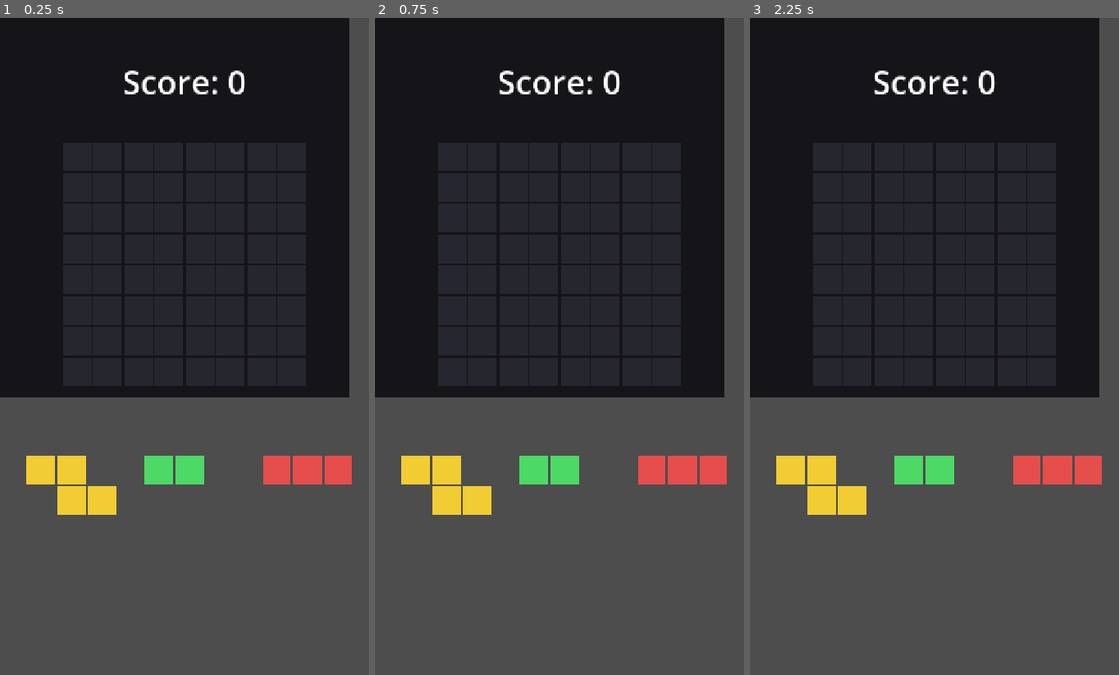
Above: before the commit, frames 1-3 (left to right).
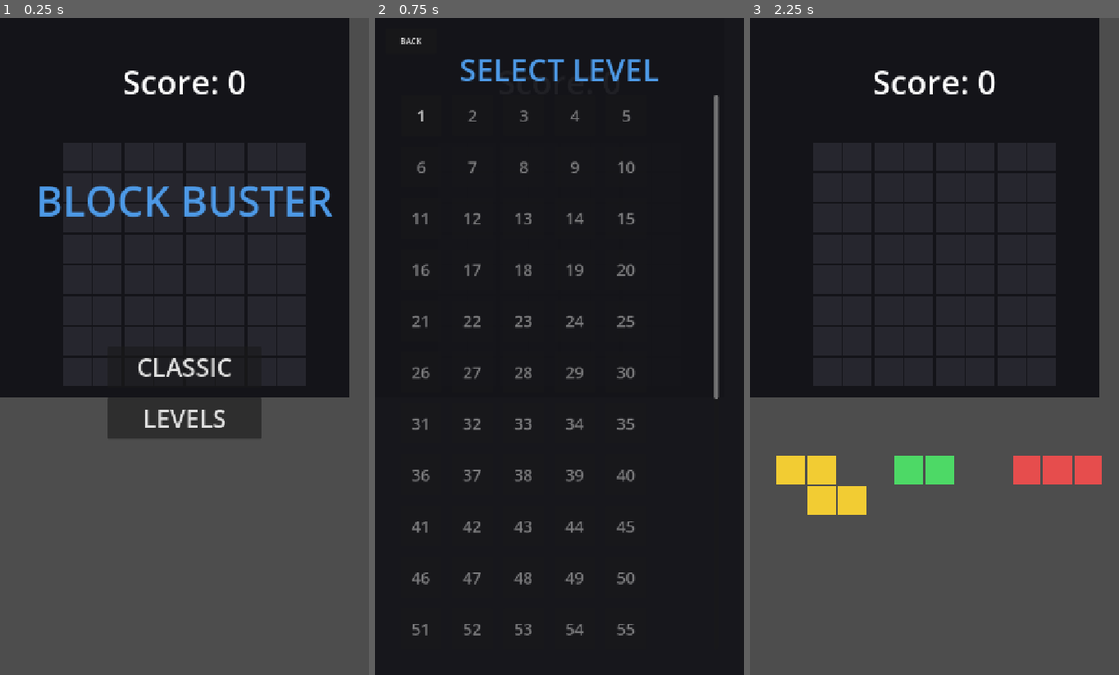
Above: after the commit, the same moments.

Repository: wasijatt/Block-buster
Game: Godot game, scene res://Main.tscn
Same seed, same stepped clock (60 frames per second), same inputs: the game is played once before the commit and once after it.
Inputs (mouse positions are in pixels of both pictures, inside the frame that each line leads up to):
- Up to frame 1 (0.25 s): no input
- Up to frame 2 (0.75 s): click (559, 418) at 0.5 s, where only the run after the commit has a clickable "LEVELS"
- Up to frame 3 (2.25 s): click (786, 44) at 1.25 s, where only the run after the commit has a clickable "BACK"; click (934, 366) at 2 s, where only the run after the commit has a clickable "CLASSIC"

The runs differ from the first frame. In frame 1, 7.6% of the frame differs, in the area x 7-96%, y 25-76%; in frame 2, 48%, in the area x 0-100%, y 0-100%; in frame 3, nothing differs.

Commit message:
adding sounds and level addition dfor clasic and other level from 1 to 100

Diff:
--- a/Grid.gd
+++ b/Grid.gd
@@ -21,6 +21,12 @@
 			rect.color = Color(0.15, 0.15, 0.18)
 			add_child(rect)
 			cell_visuals[x][y] = rect
+
+func clear_grid() -> void:
+	for x in Global.GRID_SIZE:
+		for y in Global.GRID_SIZE:
+			cell_state[x][y] = null
+			cell_visuals[x][y].color = Color(0.15, 0.15, 0.18)
 
 func is_inside_grid(cell: Vector2i) -> bool:
 	return cell.x >= 0 and cell.x < Global.GRID_SIZE and cell.y >= 0 and cell.y < Global.GRID_SIZE
--- /dev/null
+++ b/LevelManager.gd
@@ -0,0 +1,28 @@
+extends Node
+
+const SAVE_PATH := "user://levels.save"
+const MAX_LEVELS := 100
+
+var unlocked_level := 1
+
+func _ready() -> void:
+	load_progress()
+
+func load_progress() -> void:
+	if FileAccess.file_exists(SAVE_PATH):
+		var file = FileAccess.open(SAVE_PATH, FileAccess.READ)
+		unlocked_level = file.get_32()
+	else:
+		unlocked_level = 1
+
+func save_progress() -> void:
+	var file = FileAccess.open(SAVE_PATH, FileAccess.WRITE)
+	file.store_32(unlocked_level)
+
+func unlock_next_level(current: int) -> void:
+	if current >= unlocked_level and unlocked_level < MAX_LEVELS:
+		unlocked_level = current + 1
+		save_progress()
+
+func get_target_score(level: int) -> int:
+	return 100 + (level * 50) + int(pow(level, 1.2) * 10)
--- a/Main.gd
+++ b/Main.gd
@@ -4,6 +4,27 @@
 @onready var tray: Node2D = $Tray
 @onready var score_label: Label = $ScoreLabel
 @onready var game_over_label: Label = $GameOverLabel
+@onready var restart_button: Button = $GameOverLabel/RestartButton
+@onready var welcome_screen: Control = $WelcomeScreen
+@onready var classic_button: Button = $WelcomeScreen/ClassicButton
+@onready var levels_button: Button = $WelcomeScreen/LevelsButton
+@onready var level_selection_screen: Control = $LevelSelectionScreen
+@onready var back_button: Button = $LevelSelectionScreen/BackButton
+@onready var grid_container: GridContainer = $LevelSelectionScreen/ScrollContainer/GridContainer
+@onready var level_info_label: Label = $LevelInfoLabel
+@onready var target_label: Label = $TargetLabel
+@onready var level_complete_label: Label = $LevelCompleteLabel
+@onready var next_level_button: Button = $LevelCompleteLabel/NextLevelButton
+@onready var click_sound: AudioStreamPlayer = $ClickSound
+@onready var drop_sound: AudioStreamPlayer = $DropSound
+@onready var clear_sound: AudioStreamPlayer = $ClearSound
+@onready var game_over_sound: AudioStreamPlayer = $GameOverSound
+
+enum Mode { CLASSIC, LEVELS }
+var current_mode: Mode = Mode.CLASSIC
+var current_level: int = 1
+var target_score: int = 0
+var level_completed: bool = false
 
 const PIECE_SCENE := preload("res://Piece.tscn")
 const COLORS := [Color(0.9,0.3,0.3), Color(0.3,0.6,0.9), Color(0.3,0.85,0.4), Color(0.95,0.8,0.2), Color(0.7,0.4,0.9)]
@@ -14,7 +35,88 @@
 
 func _ready() -> void:
 	game_over_label.visible = false
+	welcome_screen.visible = true
 	grid.lines_cleared.connect(_on_lines_cleared)
+
+	classic_button.pressed.connect(_on_classic_pressed)
+	levels_button.pressed.connect(_on_levels_pressed)
+	back_button.pressed.connect(_on_back_pressed)
+	next_level_button.pressed.connect(_on_next_level_pressed)
+
+	classic_button.pressed.connect(play_click)
+	levels_button.pressed.connect(play_click)
+	back_button.pressed.connect(play_click)
+	next_level_button.pressed.connect(play_click)
+	restart_button.pressed.connect(play_click)
+	restart_button.pressed.connect(start_game)
+
+	_populate_level_grid()
+
+func play_click() -> void:
+	click_sound.play()
+
+func _populate_level_grid() -> void:
+	for child in grid_container.get_children():
+		child.queue_free()
+
+	for i in range(1, LevelManager.MAX_LEVELS + 1):
+		var btn = Button.new()
+		btn.text = str(i)
+		btn.custom_minimum_size = Vector2(80, 80)
+		btn.add_theme_font_size_override("font_size", 32)
+		if i > LevelManager.unlocked_level:
+			btn.disabled = true
+		btn.pressed.connect(func(): play_click(); start_level(i))
+		grid_container.add_child(btn)
+
+func _on_classic_pressed() -> void:
+	current_mode = Mode.CLASSIC
+	start_game()
+
+func _on_levels_pressed() -> void:
+	current_mode = Mode.LEVELS
+	_populate_level_grid()
+	welcome_screen.visible = false
+	level_selection_screen.visible = true
+
+func _on_back_pressed() -> void:
+	level_selection_screen.visible = false
+	welcome_screen.visible = true
+
+func start_level(lvl: int) -> void:
+	current_level = lvl
+	level_selection_screen.visible = false
+	start_game()
+
+func _on_next_level_pressed() -> void:
+	start_level(current_level + 1)
+
+func start_game() -> void:
+	welcome_screen.visible = false
+	game_over_label.visible = false
+	level_complete_label.visible = false
+	level_completed = false
+
+	score = 0
+	score_label.text = "Score: %d" % score
+
+	if current_mode == Mode.LEVELS:
+		target_score = LevelManager.get_target_score(current_level)
+		target_label.text = "Target: %d" % target_score
+		target_label.visible = true
+		level_info_label.text = "Level %d" % current_level
+		level_info_label.visible = true
+	else:
+		target_label.visible = false
+		level_info_label.visible = false
+
+	grid.clear_grid()
+
+	for i in tray_slots.size():
+		if tray_slots[i] != null:
+			tray_slots[i].queue_free()
+			tray_slots[i] = null
+
 	fill_tray()
 
 func fill_tray() -> void:
@@ -41,6 +143,7 @@
 	var origin := Vector2i(roundi(local_pos.x / Global.CELL_SIZE), roundi(local_pos.y / Global.CELL_SIZE))
 
 	if grid.is_valid_placement(piece.shape, origin):
+		drop_sound.play()
 		grid.place_shape(piece.shape, origin, piece.color)
 		tray_slots[piece.slot_index] = null
 		piece.queue_free()
@@ -62,13 +165,27 @@
 func update_score(cells_placed: int) -> void:
 	score += cells_placed
 	score_label.text = "Score: %d" % score
+	check_level_complete()
 
 func _on_lines_cleared(count: int) -> void:
+	clear_sound.play()
 	score += count * 10
 	score_label.text = "Score: %d" % score
+	check_level_complete()
+
+func check_level_complete() -> void:
+	if current_mode == Mode.LEVELS and not level_completed:
+		if score >= target_score:
+			level_completed = true
+			level_complete_label.visible = true
+			LevelManager.unlock_next_level(current_level)
+			clear_sound.play()
 
 func check_game_over() -> void:
+	if level_completed:
+		return
 	for piece in tray_slots:
 		if piece != null and grid.can_place_anywhere(piece.shape):
 			return
 	game_over_label.visible = true
+	game_over_sound.play()
--- a/Main.tscn
+++ b/Main.tscn
@@ -2,6 +2,12 @@
 
 [ext_resource type="Script" uid="uid://b3ol8t8krkngl" path="res://Main.gd" id="1_r0du0"]
 [ext_resource type="Script" uid="uid://d3unpl5o8xvlb" path="res://Grid.gd" id="2_cm0pq"]
+[ext_resource type="Texture2D" uid="uid://cusvlbb7mqwce" path="res://assets/bg_funky.jpg" id="3_bg"]
+[ext_resource type="Texture2D" uid="uid://dxgmrjjm8neel" path="res://assets/restart_icon.jpg" id="5_restart"]
+[ext_resource type="AudioStream" uid="uid://dwicfw8twitp7" path="res://sounds/click.wav" id="6_click"]
+[ext_resource type="AudioStream" uid="uid://clqi8eiqf6xjv" path="res://sounds/drop.wav" id="7_drop"]
+[ext_resource type="AudioStream" uid="uid://yeu6mowg6hxq" path="res://sounds/clear.wav" id="8_clear"]
+[ext_resource type="AudioStream" uid="uid://uhph7ms5i0xi" path="res://sounds/game_over.wav" id="9_gameover"]
 
 [node name="Main" type="Node2D" unique_id=654678731]
 script = ExtResource("1_r0du0")
@@ -22,6 +28,24 @@
 text = "Score: 0"
 horizontal_alignment = 1
 
+[node name="LevelInfoLabel" type="Label" parent="." unique_id=1079887245]
+visible = false
+offset_top = 20.0
+offset_right = 720.0
+offset_bottom = 80.0
+theme_override_font_sizes/font_size = 32
+text = "Level 1"
+horizontal_alignment = 1
+
+[node name="TargetLabel" type="Label" parent="." unique_id=1079887246]
+visible = false
+offset_top = 160.0
+offset_right = 720.0
+offset_bottom = 200.0
+theme_override_font_sizes/font_size = 24
+text = "Target: 500"
+horizontal_alignment = 1
+
 [node name="Grid" type="Node2D" parent="." unique_id=1245138694]
 position = Vector2(120, 240)
 script = ExtResource("2_cm0pq")
@@ -41,3 +65,191 @@
 text = "GAME OVER"
 horizontal_alignment = 1
 vertical_alignment = 1
+
+[node name="RestartButton" type="Button" parent="GameOverLabel" unique_id=603353505]
+layout_mode = 1
+anchors_preset = 7
+anchor_left = 0.5
+anchor_top = 1.0
+anchor_right = 0.5
+anchor_bottom = 1.0
+offset_left = -100.0
+offset_top = -20.0
+offset_right = 100.0
+offset_bottom = 40.0
+grow_horizontal = 2
+grow_vertical = 0
+icon = ExtResource("5_restart")
+expand_icon = true
+
+[node name="LevelCompleteLabel" type="Label" parent="." unique_id=603353506]
+visible = false
+offset_top = 450.0
+offset_right = 720.0
+offset_bottom = 650.0
+theme_override_colors/font_color = Color(0.3, 1, 0.3, 1)
+theme_override_colors/font_shadow_color = Color(0, 0, 0, 1)
+theme_override_constants/shadow_offset_x = 4
+theme_override_constants/shadow_offset_y = 4
+theme_override_font_sizes/font_size = 80
+text = "LEVEL CLEAR"
+horizontal_alignment = 1
+vertical_alignment = 1
+
+[node name="NextLevelButton" type="Button" parent="LevelCompleteLabel" unique_id=603353507]
+layout_mode = 1
+anchors_preset = 7
+anchor_left = 0.5
+anchor_top = 1.0
+anchor_right = 0.5
+anchor_bottom = 1.0
+offset_left = -120.0
+offset_top = -20.0
+offset_right = 120.0
+offset_bottom = 40.0
+grow_horizontal = 2
+grow_vertical = 0
+theme_override_font_sizes/font_size = 32
+text = "NEXT LEVEL"
+
+[node name="WelcomeScreen" type="Control" parent="." unique_id=987654321]
+layout_mode = 3
+anchors_preset = 15
+anchor_right = 1.0
+anchor_bottom = 1.0
+offset_right = 720.0
+offset_bottom = 1280.0
+grow_horizontal = 2
+grow_vertical = 2
+
+[node name="TextureRect" type="TextureRect" parent="WelcomeScreen" unique_id=111111111]
+layout_mode = 1
+anchors_preset = 15
+anchor_right = 1.0
+anchor_bottom = 1.0
+offset_left = -45.0
+offset_top = -511.0
+offset_right = -20.0
+offset_bottom = -521.0
+grow_horizontal = 2
+grow_vertical = 2
+texture = ExtResource("3_bg")
+expand_mode = 1
+stretch_mode = 6
+
+[node name="TitleLabel" type="Label" parent="WelcomeScreen" unique_id=222222222]
+layout_mode = 1
+anchors_preset = 10
+anchor_right = 1.0
+offset_top = 300.0
+offset_bottom = 400.0
+grow_horizontal = 2
+theme_override_colors/font_color = Color(0.3, 0.6, 0.9, 1)
+theme_override_font_sizes/font_size = 80
+text = "BLOCK BUSTER"
+horizontal_alignment = 1
+vertical_alignment = 1
+
+[node name="ClassicButton" type="Button" parent="WelcomeScreen" unique_id=333333334]
+layout_mode = 1
+anchors_preset = 8
+anchor_left = 0.5
+anchor_top = 0.5
+anchor_right = 0.5
+anchor_bottom = 0.5
+offset_left = -150.0
+offset_right = 150.0
+offset_bottom = 80.0
+grow_horizontal = 2
+grow_vertical = 2
+theme_override_font_sizes/font_size = 48
+text = "CLASSIC"
+
+[node name="LevelsButton" type="Button" parent="WelcomeScreen" unique_id=333333335]
+layout_mode = 1
+anchors_preset = 8
+anchor_left = 0.5
+anchor_top = 0.5
+anchor_right = 0.5
+anchor_bottom = 0.5
+offset_left = -150.0
+offset_top = 100.0
+offset_right = 150.0
+offset_bottom = 180.0
+grow_horizontal = 2
+grow_vertical = 2
+theme_override_font_sizes/font_size = 48
+text = "LEVELS"
+
+[node name="LevelSelectionScreen" type="Control" parent="." unique_id=987654322]
+visible = false
+layout_mode = 3
+anchors_preset = 15
+anchor_right = 1.0
+anchor_bottom = 1.0
+offset_right = 720.0
+offset_bottom = 1280.0
+grow_horizontal = 2
+grow_vertical = 2
+
+[node name="ColorRect" type="ColorRect" parent="LevelSelectionScreen" unique_id=111111112]
+layout_mode = 1
+anchors_preset = 15
+anchor_right = 1.0
+anchor_bottom = 1.0
+grow_horizontal = 2
+grow_vertical = 2
+color = Color(0.08, 0.08, 0.1, 0.95)
+
+[node name="TitleLabel" type="Label" parent="LevelSelectionScreen" unique_id=222222223]
+layout_mode = 1
+anchors_preset = 10
+anchor_right = 1.0
+offset_top = 50.0
+offset_bottom = 150.0
+grow_horizontal = 2
+theme_override_colors/font_color = Color(0.3, 0.6, 0.9, 1)
+theme_override_font_sizes/font_size = 60
+text = "SELECT LEVEL"
+horizontal_alignment = 1
+vertical_alignment = 1
+
+[node name="ScrollContainer" type="ScrollContainer" parent="LevelSelectionScreen" unique_id=333333336]
+layout_mode = 1
+anchors_preset = 15
+anchor_right = 1.0
+anchor_bottom = 1.0
+offset_left = 50.0
+offset_top = 150.0
+offset_right = -50.0
+offset_bottom = -50.0
+grow_horizontal = 2
+grow_vertical = 2
+
+[node name="GridContainer" type="GridContainer" parent="LevelSelectionScreen/ScrollContainer" unique_id=333333337]
+layout_mode = 2
+size_flags_horizontal = 3
+size_flags_vertical = 3
+theme_override_constants/h_separation = 20
+theme_override_constants/v_separation = 20
+columns = 5
+
+[node name="BackButton" type="Button" parent="LevelSelectionScreen" unique_id=333333338]
+layout_mode = 1
+offset_left = 20.0
+offset_top = 20.0
+offset_right = 120.0
+offset_bottom = 70.0
+text = "BACK"
+
+[node name="ClickSound" type="AudioStreamPlayer" parent="." unique_id=444444441]
+stream = ExtResource("6_click")
+
+[node name="DropSound" type="AudioStreamPlayer" parent="." unique_id=444444442]
+stream = ExtResource("7_drop")
+
+[node name="ClearSound" type="AudioStreamPlayer" parent="." unique_id=444444443]
+stream = ExtResource("8_clear")
+
+[node name="GameOverSound" type="AudioStreamPlayer" parent="." unique_id=444444444]
+stream = ExtResource("9_gameover")
--- a/project.godot
+++ b/project.godot
@@ -8,16 +8,21 @@
 
 config_version=5
 
+[animation]
+
+compatibility/default_parent_skeleton_in_mesh_instance_3d=true
+
 [application]
 
 config/name="block buster"
 run/main_scene="res://Main.tscn"
-config/features=PackedStringArray("4.3", "Mobile")
+config/features=PackedStringArray("4.7", "Mobile")
 config/icon="res://icon.svg"
 
 [autoload]
 
 Global="*res://Global.gd"
+LevelManager="*res://LevelManager.gd"
 
 [display]
 
Not shown, added: LevelManager.gd.uid
Binary file added: assets/bg_funky.png
Not shown, added: assets/bg_funky.png.import
Binary file added: assets/play_icon.jpg
Not shown, added: assets/play_icon.jpg.import
Binary file added: assets/restart_icon.jpg
Not shown, added: assets/restart_icon.jpg.import
Not shown, added: sounds/clear.wav.import
Not shown, added: sounds/click.wav.import
Not shown, added: sounds/drop.wav.import
Not shown, added: sounds/game_over.wav.import
Not shown, added: generate_sounds.py
(and 4 more such lines)
